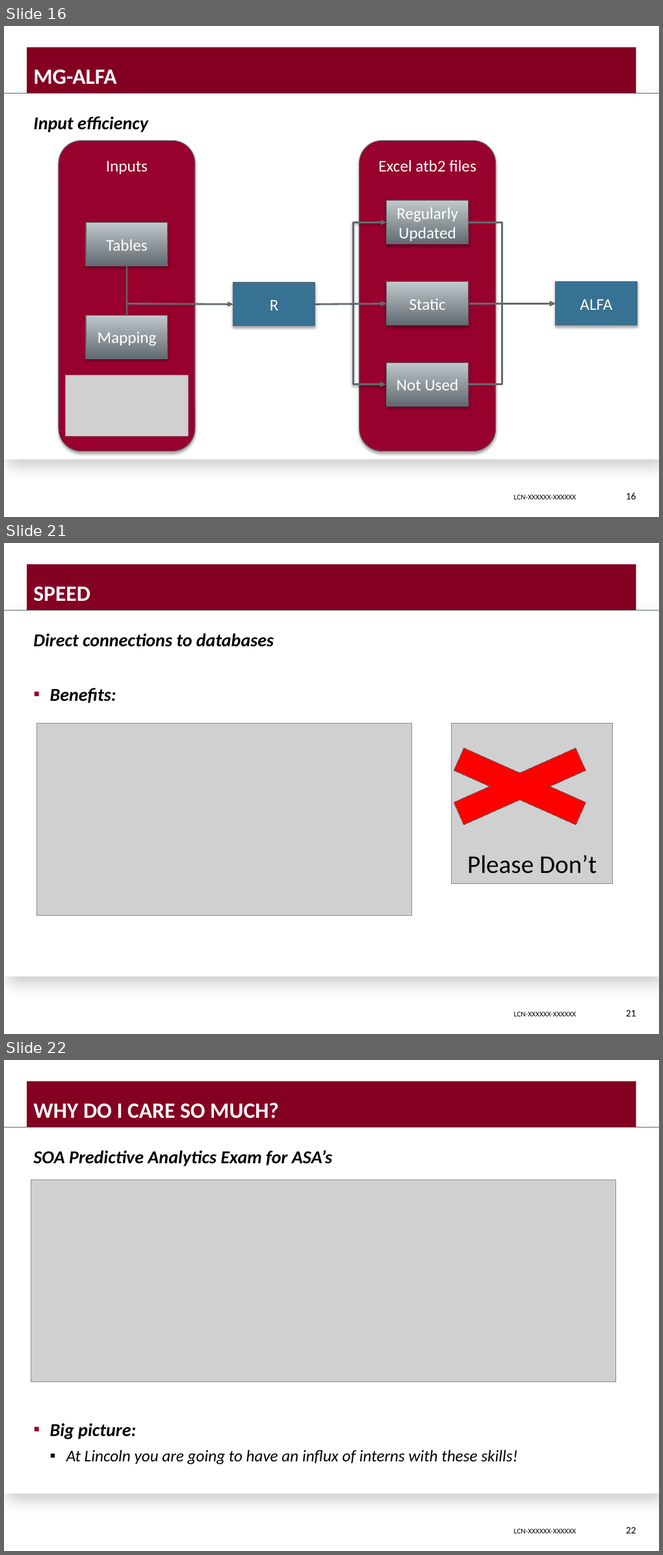
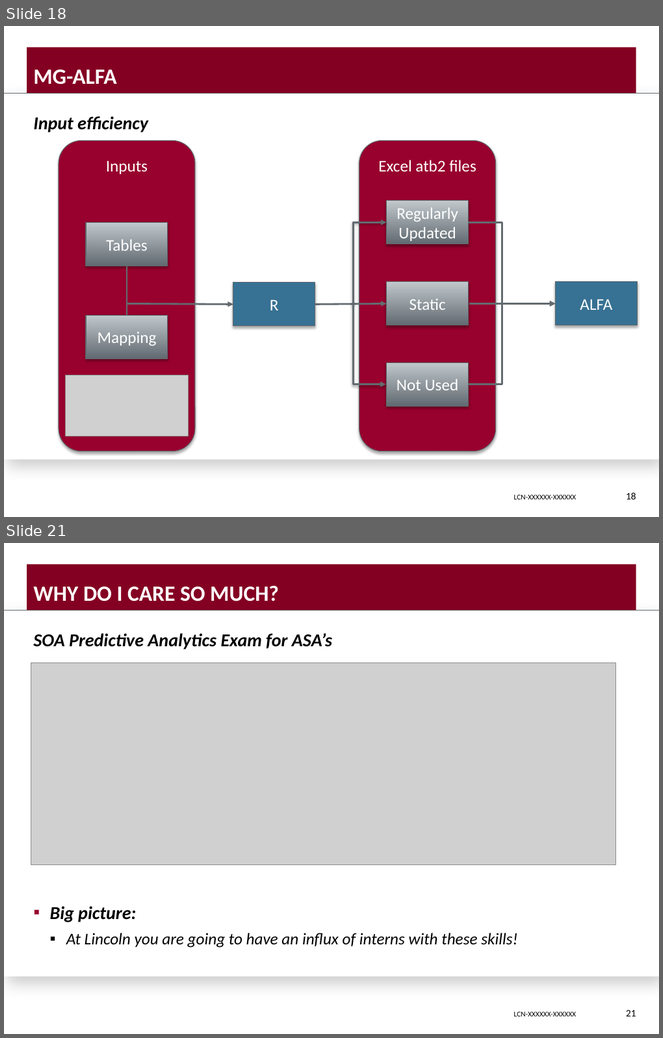
Before and after one commit to DavisVaughan/slides, a slide deck: final-presentation/final-presentation-davis-vaughan.pptx. Shown one above the other, each under a label of ours: slides 16, 21 and 22 before the commit, slides 18 and 21 after it; the slides between them are not shown. The pictures are 663x1555 and 663x1038 pixels, drawn with LibreOffice and Linux fonts; fonts in the diff are those of the drawing; grey boxes stand for pictures; background and template pictures are left out. Boxes give left, top, right and bottom in pixels: in the first picture for what was removed or moved away, otherwise in the second. Text is boxed around its words. In the diff, an @@ line names an element or a change of style, - is before the commit and + after.

```diff
--- a/final-presentation/final-presentation-davis-vaughan.pptx
+++ b/final-presentation/final-presentation-davis-vaughan.pptx
@@ slide 21 removed at <box>4,543,659,1034</box>, background picture (left out); not listed: 4 template elements that a slide beside it also shows @@
@@ title removed at <box>33,587,90,601</box> @@
-SPEED
@@ text removed at <box>33,633,274,704</box> @@
-Direct connections to databases
-▪ Benefits:
@@ picture removed at <box>36,723,412,916</box> @@
@@ cross removed at <box>402,734,637,839</box> @@
@@ picture removed at <box>451,723,612,884</box> @@
@@ text removed at <box>467,855,597,874</box> @@
-Please Don’t
@@ page number removed at <box>626,1010,636,1017</box> @@
-21
@@ what was slide 16 is now slide 18 @@
@@ page number at <box>626,493,636,500</box>: text changed @@
-16
+18
@@ what was slide 22 is now slide 21 @@
@@ page number at <box>626,1010,636,1017</box>: text changed @@
-22
+21
```
Also in this commit, not shown: 12 slides changed, 2 slides added, 2 other slides removed, 2 other files.
